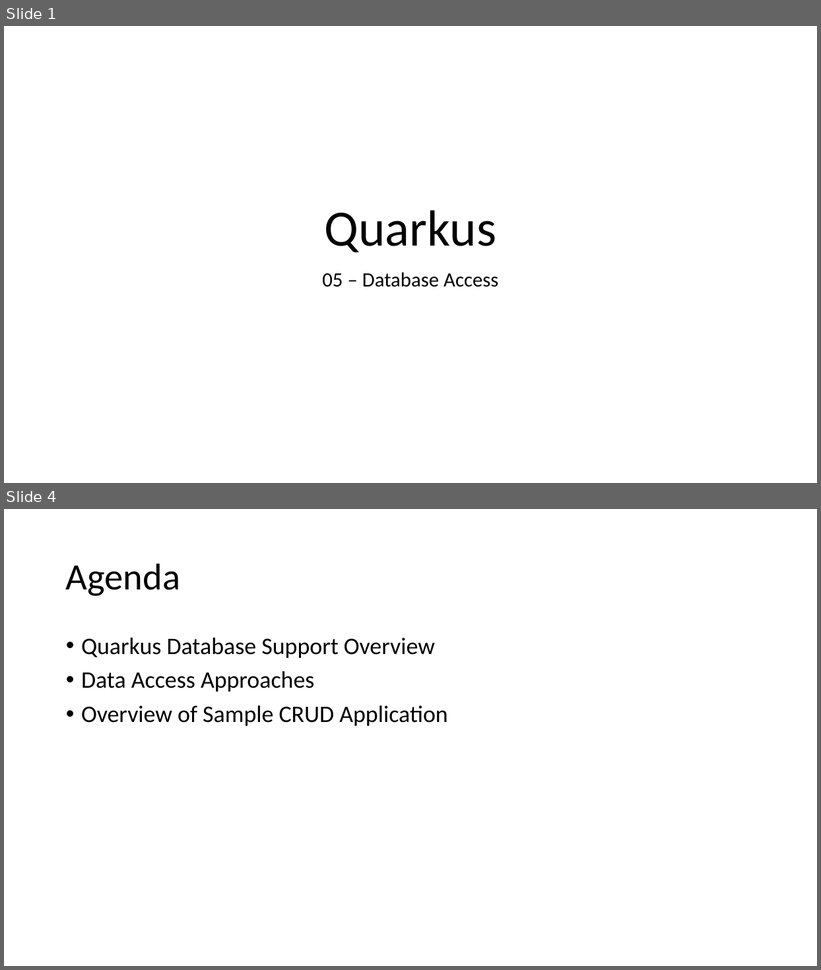
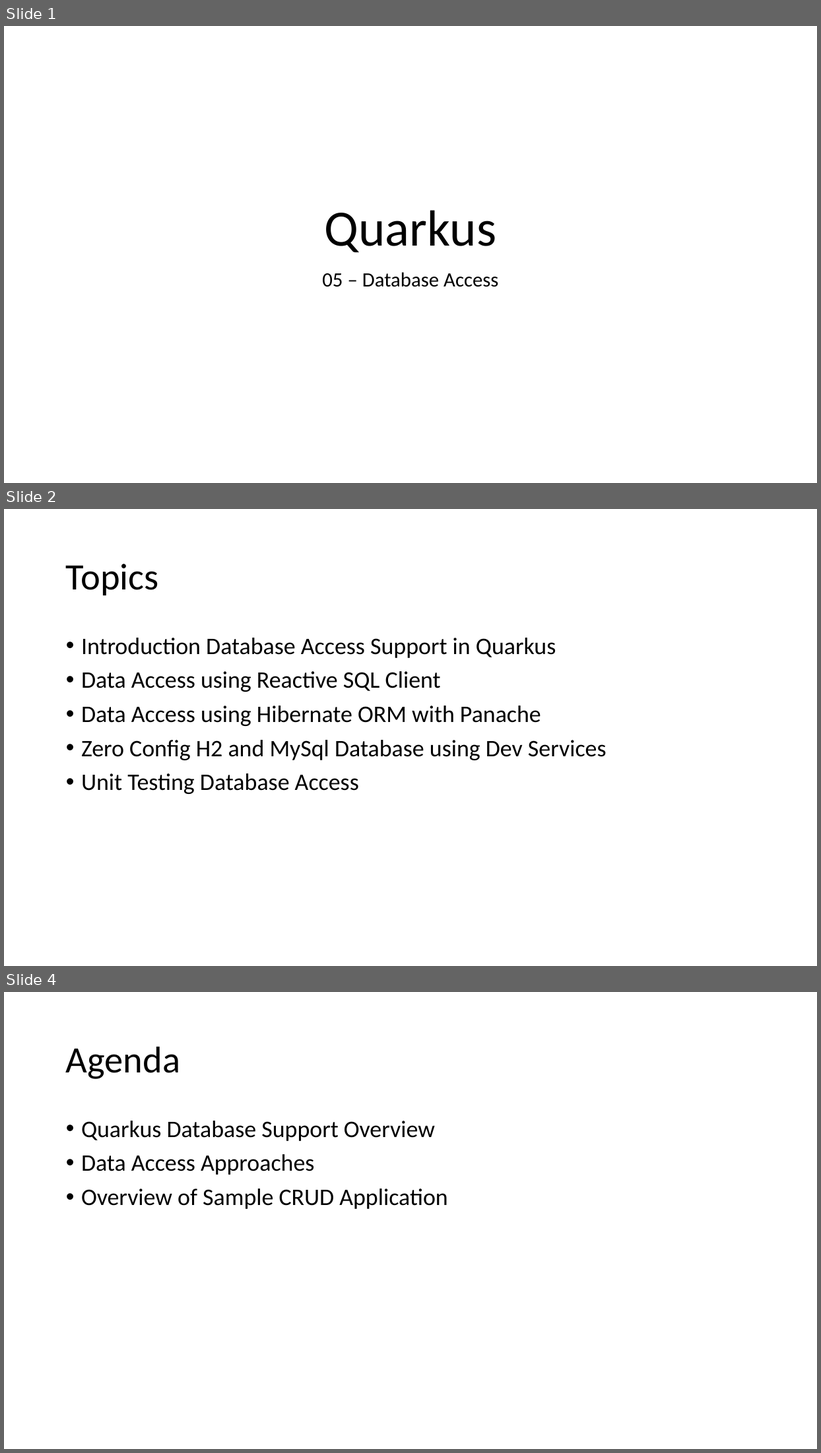
Before and after one commit to rajeswarm/quarkus-training, a slide deck: presentations/05_Quarkus_DatabaseAccess.pptx. Shown one above the other, each under a label of ours: slides 1 and 4 before the commit, slides 1, 2 and 4 after it; the slides between them are not shown. The pictures are 821x970 and 821x1453 pixels, drawn with LibreOffice and Linux fonts; fonts in the diff are those of the drawing. Boxes give left, top, right and bottom in pixels: in the first picture for what was removed or moved away, otherwise in the second. Text is boxed around its words. In the diff, an @@ line names an element or a change of style, - is before the commit and + after.

```diff
--- a/presentations/05_Quarkus_DatabaseAccess.pptx
+++ b/presentations/05_Quarkus_DatabaseAccess.pptx
@@ slide 2 added at (x1=4, y1=509, x2=817, y2=966), background #FFFFFF @@
@@ title added at (x1=66, y1=564, x2=159, y2=595), 44 pt, text #000000 @@
+Topics
@@ text added at (x1=81, y1=638, x2=607, y2=794), 28 pt, text #000000 @@
+• Introduction Database Access Support in Quarkus
+• Data Access using Reactive SQL Client
+• Data Access using Hibernate ORM with Panache
+• Zero Config H2 and MySql Database using Dev Services
+• Unit Testing Database Access
```
Also in this commit, not shown: 2 slides changed, 11 other files.
